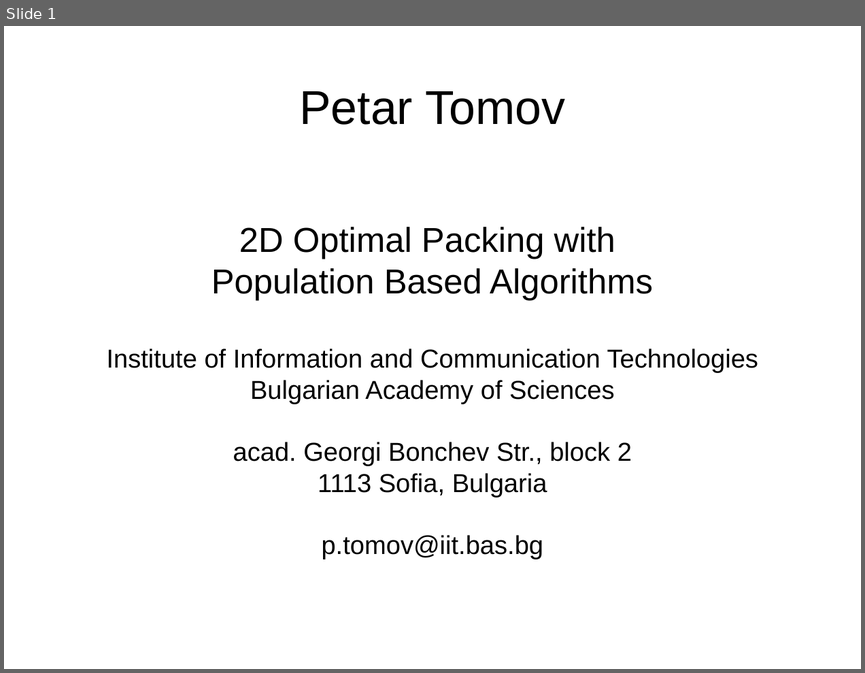
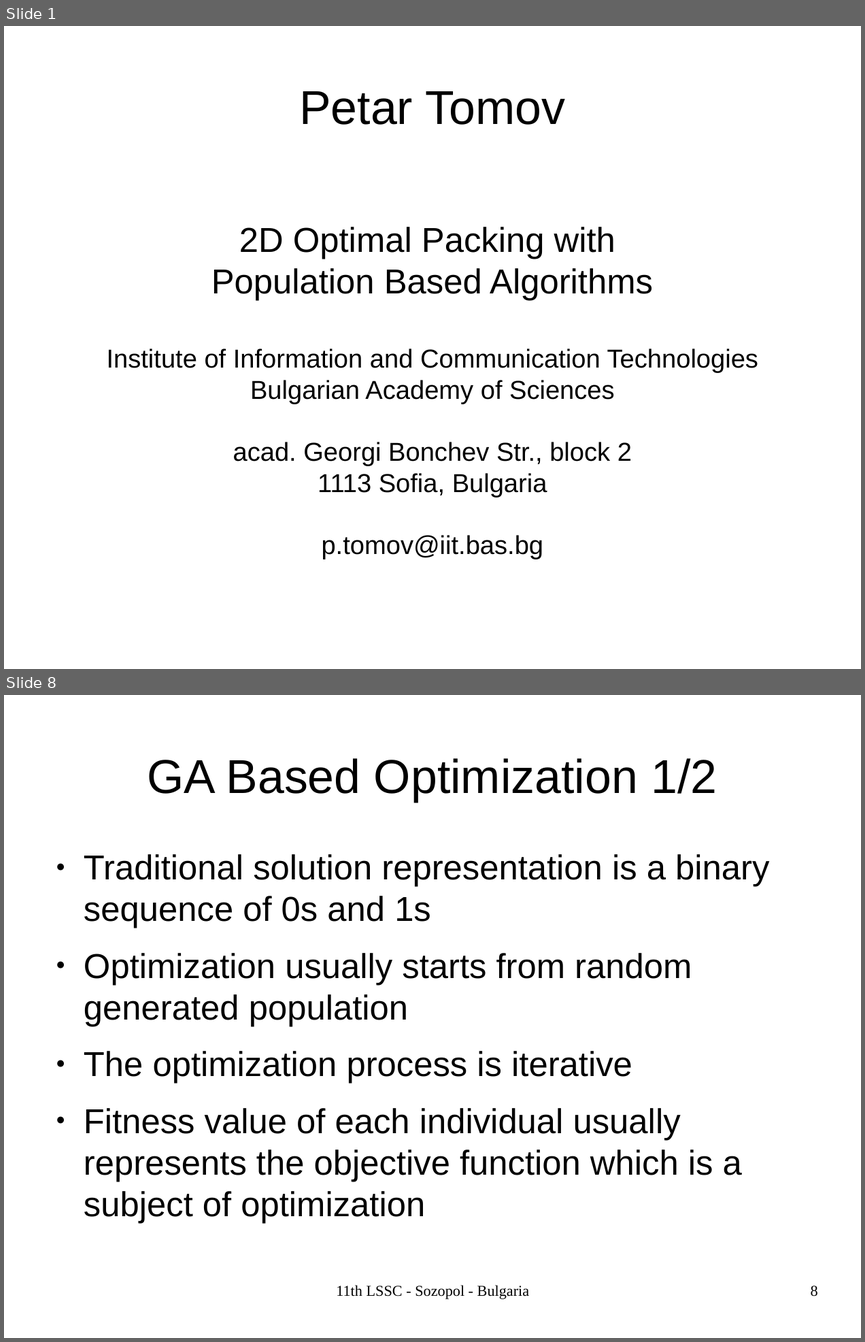
Before and after one commit to TodorBalabanov/Large-Scale-Scientific-Computations-2017, a slide deck: 2dOptimalCuttingWithPopulationBasedAlgorithms.odp. Shown one above the other, each under a label of ours: slide 1 before the commit, slides 1 and 8 after it; the slides between them are not shown. The pictures are 865x673 and 865x1342 pixels, drawn with LibreOffice and Linux fonts; fonts in the diff are those of the drawing; background and template pictures are left out. Boxes give left, top, right and bottom in pixels: in the first picture for what was removed or moved away, otherwise in the second. Text is boxed around its words. In the diff, an @@ line names an element or a change of style, - is before the commit and + after.

```diff
--- a/2dOptimalCuttingWithPopulationBasedAlgorithms.odp
+++ b/2dOptimalCuttingWithPopulationBasedAlgorithms.odp
@@ slide 8 added at (4, 695, 861, 1338), background picture (left out) @@
@@ title added at (147, 758, 717, 802), 44 pt, text #000000 @@
+GA Based Optimization 1/2
@@ text added at (84, 854, 769, 1223), 32 pt, text #000000 @@
+● Traditional solution representation is a binary sequence of 0s and 1s
+● Optimization usually starts from random generated population
+● The optimization process is iterative
+● Fitness value of each individual usually represents the objective function which is a subject of optimization
@@ text added at (336, 1285, 530, 1299), 14 pt, text #000000 @@
+11th LSSC - Sozopol - Bulgaria
@@ page number added at (810, 1285, 818, 1296), 14 pt, text #000000 @@
+8
```
Also in this commit, not shown: 2 other slides changed, 17 other slides added, 1 other file.
